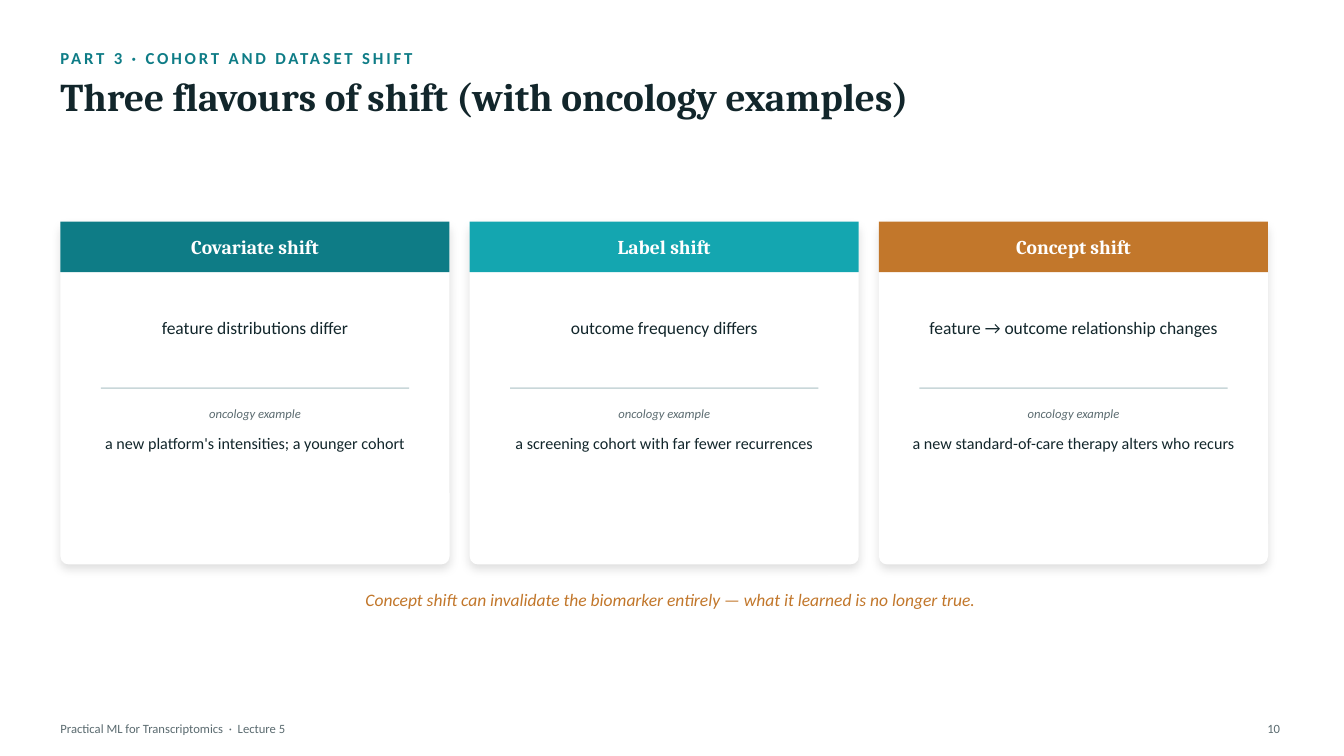
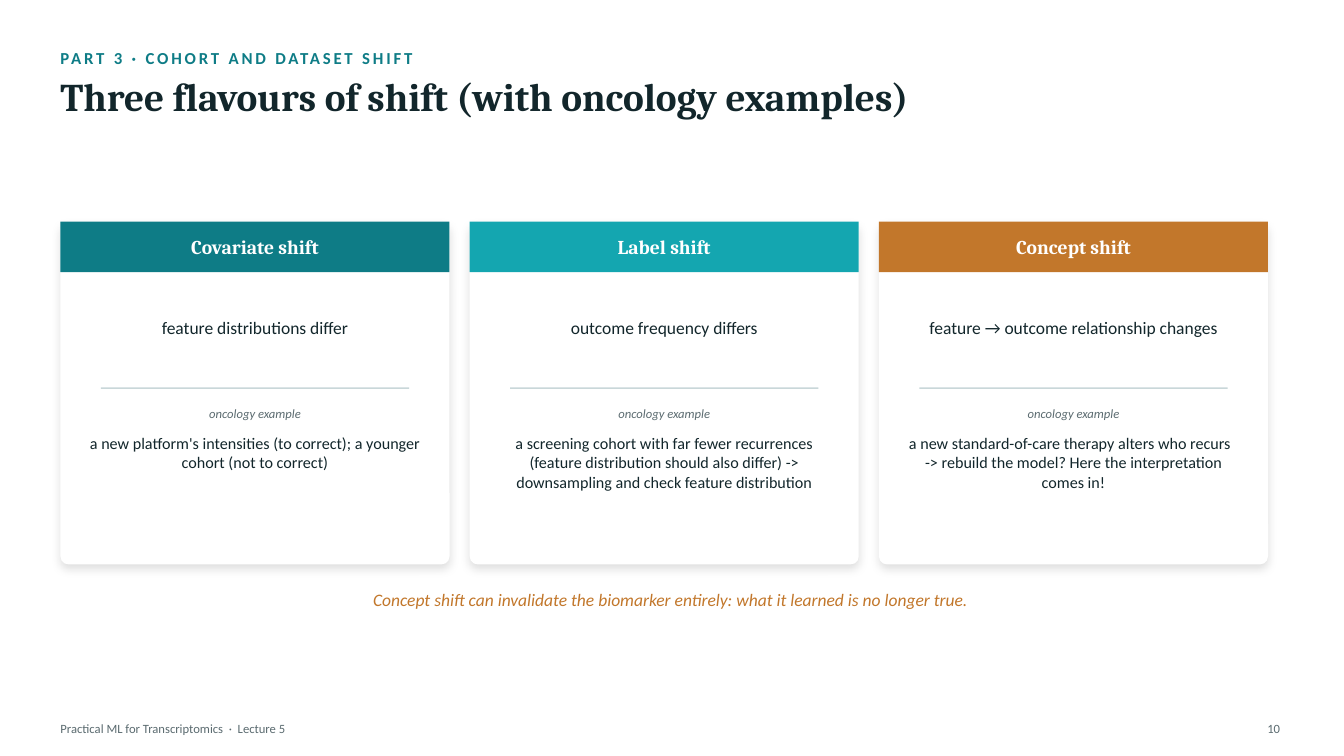
Before and after one commit to zhanyinx/ml26, a slide deck: slide 10 of lessons/lesson05_research_grade_ml/theory/slides/Lecture5 - Research-Grade Machine Learning.pptx. Drawn at 1344x756 pixels with LibreOffice and Linux fonts; fonts in the diff are those of the drawing. Boxes give left, top, right and bottom in pixels: in the first picture for what was removed or moved away, otherwise in the second. Text is boxed around its words. In the diff, an @@ line names an element or a change of style, - is before the commit and + after.

```diff
--- a/lessons/lesson05_research_grade_ml/theory/slides/Lecture5 - Research-Grade Machine Learning.pptx
+++ b/lessons/lesson05_research_grade_ml/theory/slides/Lecture5 - Research-Grade Machine Learning.pptx
@@ text at box(90, 437, 420, 470): text changed @@
-a new platform's intensities; a younger cohort
+a new platform's intensities (to correct); a younger cohort (not to correct)
@@ text at box(515, 437, 812, 491): text changed @@
-a screening cohort with far fewer recurrences
+a screening cohort with far fewer recurrences (feature distribution should also differ) -> downsampling and check feature distribution
@@ text at box(909, 437, 1230, 488): text changed @@
-a new standard-of-care therapy alters who recurs
+a new standard-of-care therapy alters who recurs -> rebuild the model? Here the interpretation comes in!
@@ text at box(373, 594, 968, 609): text changed @@
-Concept shift can invalidate the biomarker entirely — what it learned is no longer true.
+Concept shift can invalidate the biomarker entirely: what it learned is no longer true.
```
Also in this commit, not shown: 15 other slides changed, 3 slides removed.
